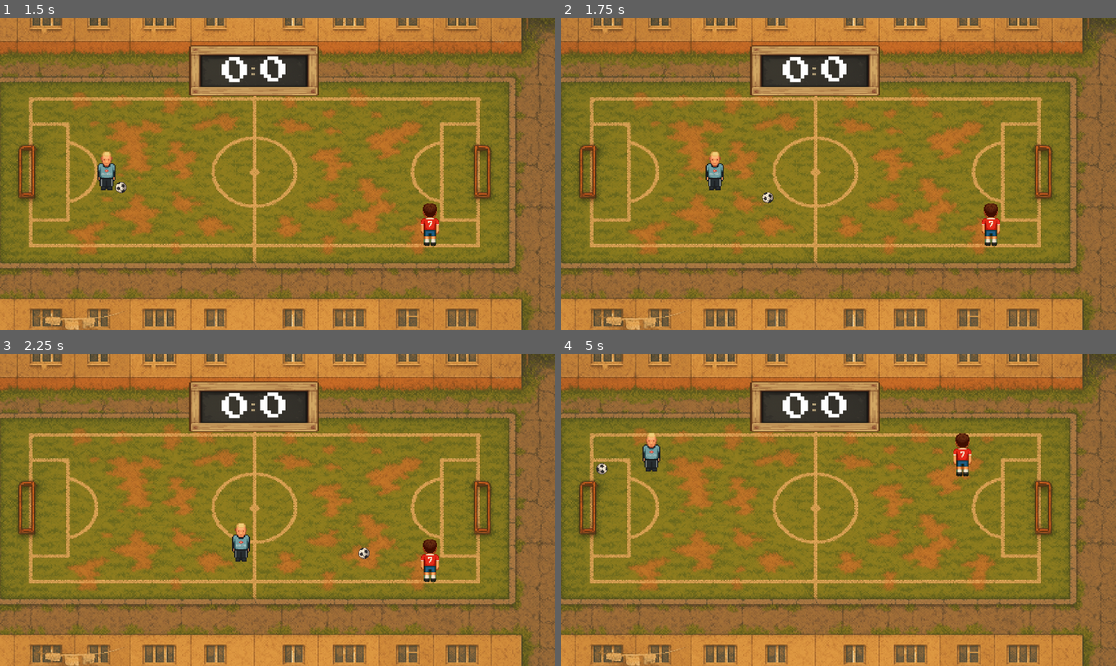
Above: before the commit, frames 1-4 (two rows, left to right).
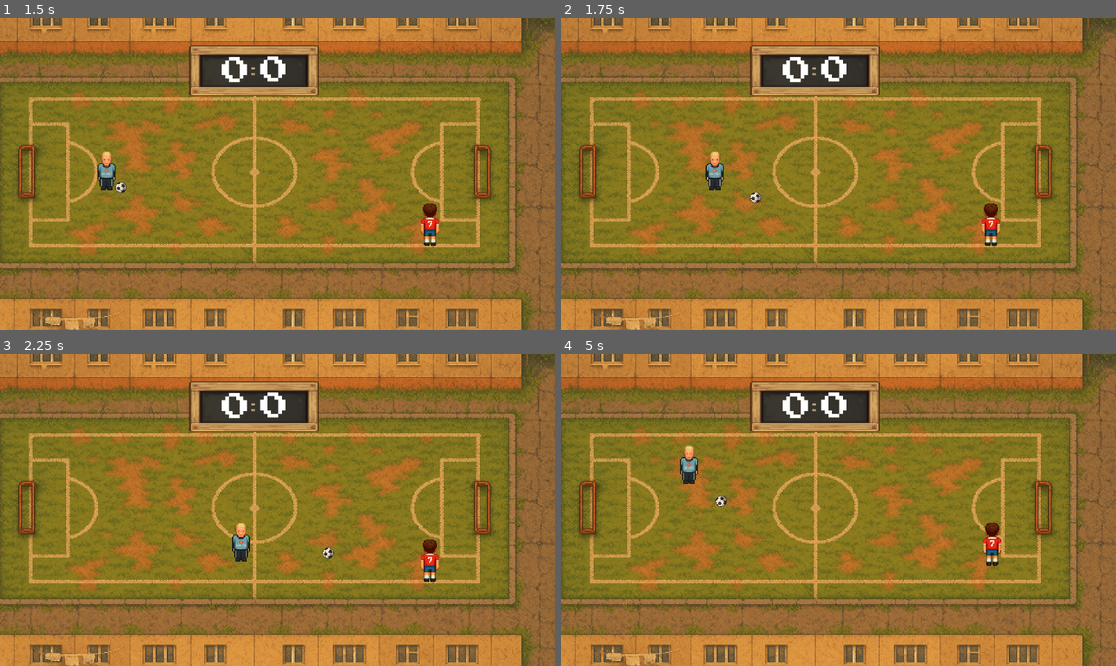
Above: after the commit, the same moments.

Repository: supervi5w4/footballpong
Game: Godot game, scene res://scenes/menu.tscn
The game is run twice, just before and just after one commit, with the same random seed, the same clock (stepped at 60 frames per second) and the same inputs.
Inputs:
- Up to frame 1 (1.5 s): click "Играть" at 0.5 s; hold Right (ui_right) from 1.28 s (still down)
- Up to frame 2 (1.75 s): keep holding Right (ui_right)
- Up to frame 3 (2.25 s): release Right (ui_right) at 2.03 s; hold Down (ui_down) from 2.03 s (still down)
- Up to frame 4 (5 s): release Down (ui_down) at 2.78 s; hold Right (ui_right) 2.78-3.53 s; hold Up (ui_up) 3.53-4.28 s; hold Left (ui_left) from 4.28 s (still down)

Frame 1 is identical in both runs. In frame 2, 0.1% of the frame differs, in the area x 34-39%, y 55-60%; in frame 3, 0.2%; in frame 4, 1.5%, in the area x 6-80%, y 25-68%.
Error after the commit: Invalid call to function 'reflect' in base 'GDScript'. Expected 3 arguments. (res://scenes/player_paddle.gd:83)

Commit message:
Add files via upload

Diff:
--- a/scripts/utils.gd
+++ b/scripts/utils.gd
@@ -6,29 +6,31 @@
 class_name Utils
 
 # Отражение мяча от ракетки с учётом спина (вращения)
-# speed_boost — добавочный множитель скорости от движения ракетки
+# Скорость ракетки раскладывается на нормальную и тангенциальную составляющие:
+#   • нормальная — влияет на ускорение мяча;
+#   • тангенциальная — на величину добавленного спина.
 # Возвращает Dictionary:
 #   vel  – новый вектор скорости мяча после столкновения
 #   spin – добавленное вращение (для эффекта Магнуса)
 static func reflect(
 	old_vel: Vector2,
 	normal: Vector2,
-	paddle_vel: Vector2,
-	speed_boost: float = 0.0
+	paddle_vel: Vector2
 ) -> Dictionary:
-	# 1. Отражаем скорость от нормали и добавляем прирост от движения ракетки
-	var v_new: Vector2 = old_vel.bounce(normal) * (1.0 + speed_boost)
+	# 1. Разложение скорости ракетки
+	var paddle_normal_speed: float = paddle_vel.dot(normal)
+	var tangent: Vector2 = normal.orthogonal()
+	var paddle_tangent_speed: float = paddle_vel.dot(tangent)
 
-	# 2. Вычисляем спин (по вертикальной составляющей скорости ракетки)
-	#    — вниз = backspin, вверх = topspin
-	var spin: float = clamp(paddle_vel.y * 0.01, -200.0, 200.0)
+	# 2. Отражаем скорость от нормали и добавляем ускорение от движения ракетки
+	var accel_factor: float = 1.0 + paddle_normal_speed * 0.0001
+	var v_new: Vector2 = old_vel.bounce(normal) * accel_factor
+
+	# 3. Вычисляем спин (по тангенциальной составляющей скорости ракетки)
+	#    — положительное значение = topspin, отрицательное = backspin
+	var spin: float = clamp(paddle_tangent_speed * 0.01, -200.0, 200.0)
 
 	return {
 		"vel": v_new,
 		"spin": spin
 	}
-
-# В будущем можно добавить:
-# - утилиту для ограничения позиции в пределах поля
-# - генератор случайного направления подачи
-# - функцию нормализации скорости до заданного диапазона
